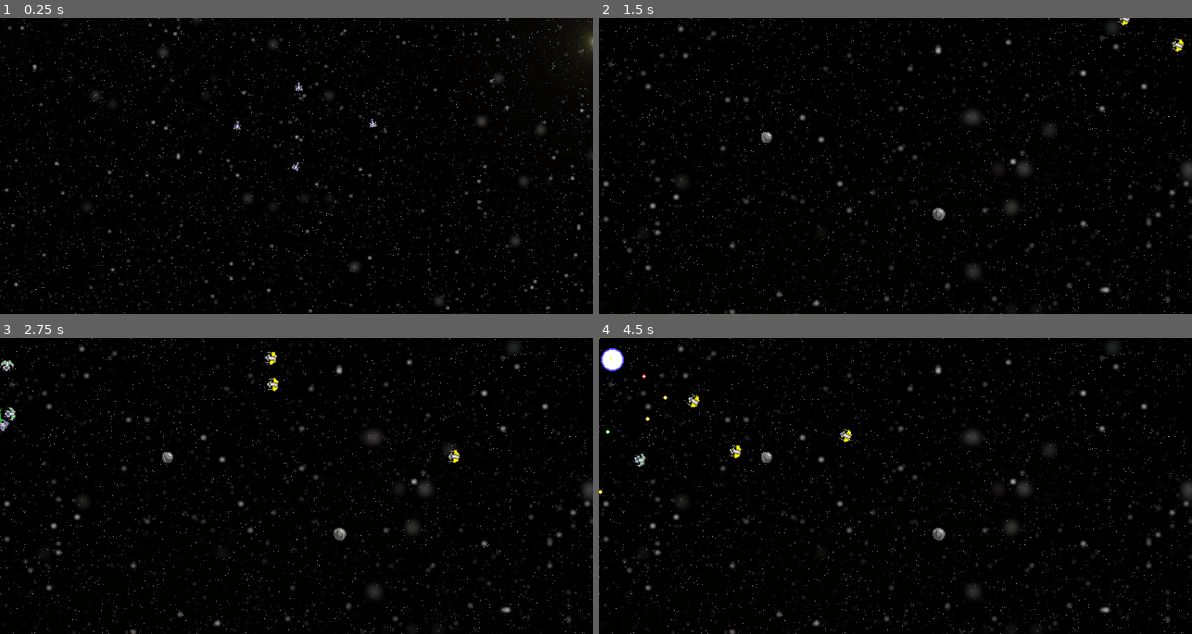
Above: before the commit, frames 1-4 (two rows, left to right).
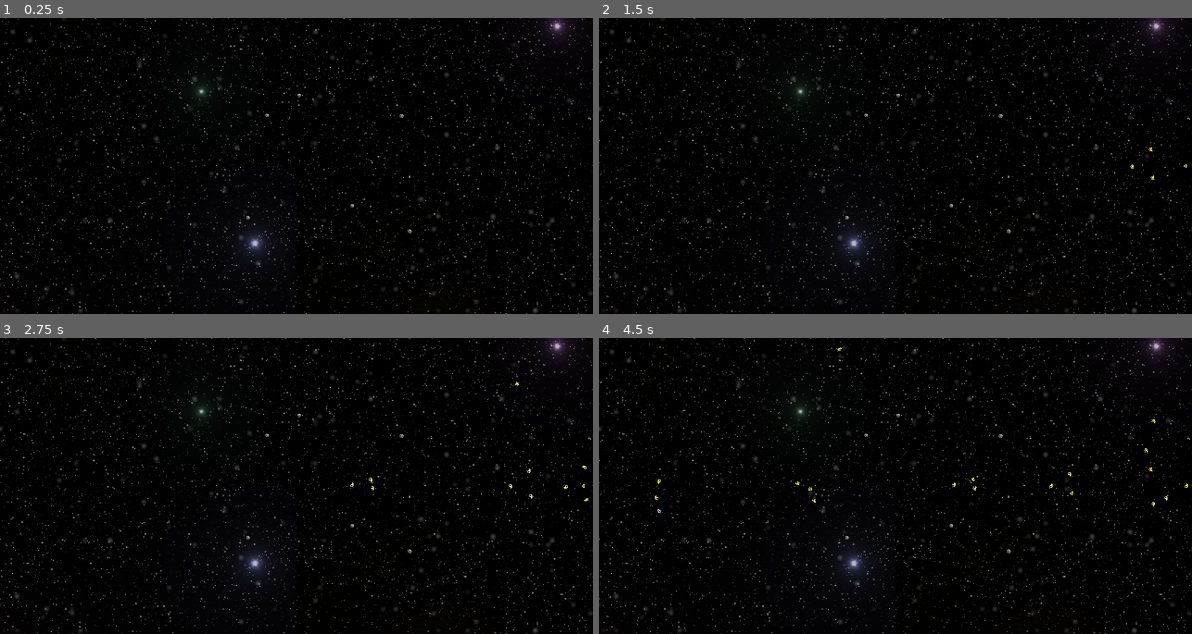
Above: after the commit, the same moments.

Repository: vYORKv/Sector-Flashpoint
Game: Godot game, scene res://Scenes/Game.tscn
Two runs of this game, one before a commit and one after it. Both use one fixed random seed, a clock stepped at 60 frames per second and the inputs below. Sound files missing from this copy of the repository are replaced by a short silence.
Inputs (mouse positions are in pixels of both pictures, inside the frame that each line leads up to):
- Up to frame 1 (0.25 s): no input
- Up to frame 2 (1.5 s): tap Enter (ui_accept) at 0.5, 0.77, 1.25 s; move the mouse to (1025, 151) at 0.52 s; hold D (strafe_right) 0.53-1.28 s; hold Home (ui_home) 0.53-1.28 s; move the mouse to (776, 180) at 1.27 s; hold S (reverse) from 1.28 s (still down); tap F (combat_speed) at 1.35 s
- Up to frame 3 (2.75 s): tap Enter (ui_accept) at 1.52 s; tap Home (ui_home) at 1.55, 2.3 s; move the mouse to (355, 420) at 2.02 s; release S (reverse) at 2.03 s; press the mouse at (355, 420) at 2.03 s; hold D (strafe_right) from 2.03 s (still down)
- Up to frame 4 (4.5 s): move the mouse to (865, 545) at 2.77 s; release D (strafe_right) at 2.78 s; release the mouse at (865, 545) at 2.78 s; hold W (forward) 2.78-3.53 s; tap Home (ui_home) at 2.85 s; tap Enter (ui_accept) at 3.02, 3.77 s; move the mouse to (1073, 530) at 3.52 s; hold Home (ui_home) 3.53-4.28 s; hold A (strafe_left) from 3.53 s (still down); move the mouse to (717, 441) at 4.27 s; tap F (combat_speed) at 4.35 s

The runs differ from the first frame. In frame 1, 6.7% of the frame differs, in the area x 0-100%, y 0-100%; in frame 2, 7.1%; in frame 3, 7.4%; in frame 4, 7.6%.

Commit message:
AI Turn Speed
+Created TurnSpeed function for ai. +Cleaned up onready variables in player/ship scripts. +Renamed Tween to TurnSpeed in player script. +Added SpawnShips function that spawns ships on key press in GameLaunch.

Diff:
--- a/Scenes/Actors/Ship.tscn
+++ b/Scenes/Actors/Ship.tscn
@@ -19,24 +19,24 @@
 
 [sub_resource type="SpriteFrames" id=2]
 animations = [ {
+"frames": [ ExtResource( 11 ), ExtResource( 8 ), ExtResource( 6 ) ],
+"loop": true,
+"name": "blue",
+"speed": 12.0
+}, {
 "frames": [ ExtResource( 10 ), ExtResource( 13 ), ExtResource( 5 ) ],
 "loop": true,
 "name": "green",
 "speed": 12.0
 }, {
-"frames": [ ExtResource( 11 ), ExtResource( 8 ), ExtResource( 6 ) ],
+"frames": [ ExtResource( 3 ), ExtResource( 2 ), ExtResource( 1 ) ],
 "loop": true,
-"name": "blue",
+"name": "red",
 "speed": 12.0
 }, {
 "frames": [ ExtResource( 12 ), ExtResource( 7 ), ExtResource( 9 ) ],
 "loop": true,
 "name": "yellow",
-"speed": 12.0
-}, {
-"frames": [ ExtResource( 3 ), ExtResource( 2 ), ExtResource( 1 ) ],
-"loop": true,
-"name": "red",
 "speed": 12.0
 } ]
 
@@ -97,7 +97,7 @@
 
 [node name="ShootSFX" type="AudioStreamPlayer2D" parent="."]
 stream = ExtResource( 14 )
-volume_db = -2.0
+volume_db = -12.0
 
 [node name="ShootRange" type="RayCast2D" parent="."]
 rotation = -1.5708
--- a/Scenes/Game.tscn
+++ b/Scenes/Game.tscn
@@ -103,12 +103,13 @@
 position = Vector2( 92, -514 )
 
 [node name="ShipSpawn15" type="Node2D" parent="GameLaunch"]
-position = Vector2( -5, -582 )
+position = Vector2( 4, -585 )
 
 [node name="PlayerSpawn" type="Node2D" parent="GameLaunch"]
 position = Vector2( -5, 819 )
 
 [node name="MovePoint" type="Node2D" parent="GameLaunch"]
+position = Vector2( 0, -6 )
 
 [node name="Dummy" parent="GameLaunch" instance=ExtResource( 1 )]
 position = Vector2( -14, 1095 )
--- a/Scripts/GameLaunch.gd
+++ b/Scripts/GameLaunch.gd
@@ -52,7 +52,7 @@
 #var ship_array = [s1, s2, s3, s4, s5, s6, s7, s8, s9, s10, s11]
 
 func _ready():
-	PlayerSpawner()
+#	PlayerSpawner()
 #	var dummy = DUMMY.instance()
 #	add_child(dummy)
 	var a1 = AST_SM.instance()
@@ -78,21 +78,26 @@
 #	design_ship.position = SS1.global_position
 	Input.set_custom_mouse_cursor(CROSSHAIR)
 
-	s1 = ShipSpawner("fighter", "blue", SS1.global_position)
-	s2 = ShipSpawner("fighter", "blue", SS2.global_position)
-	s3 = ShipSpawner("fighter", "blue", SS3.global_position)
-	s4 = ShipSpawner("fighter", "red", SS4.global_position)
-	s5 = ShipSpawner("fighter", "red", SS5.global_position)
-	s6 = ShipSpawner("fighter", "red", SS6.global_position)
-	s7 = ShipSpawner("fighter", "red", SS7.global_position)
+func _input(event):
+	if event.is_action_pressed("ui_home"):
+		SpawnShips()
+
+func SpawnShips():
+#	s1 = ShipSpawner("fighter", "blue", SS1.global_position)
+#	s2 = ShipSpawner("fighter", "blue", SS2.global_position)
+#	s3 = ShipSpawner("fighter", "blue", SS3.global_position)
+#	s4 = ShipSpawner("fighter", "red", SS4.global_position)
+#	s5 = ShipSpawner("fighter", "red", SS5.global_position)
+#	s6 = ShipSpawner("fighter", "red", SS6.global_position)
+#	s7 = ShipSpawner("fighter", "red", SS7.global_position)
 	s8 = ShipSpawner("fighter", "yellow", SS8.global_position)
 	s9 = ShipSpawner("fighter", "yellow", SS9.global_position)
 	s10 = ShipSpawner("fighter", "yellow", SS10.global_position)
 	s11 = ShipSpawner("fighter", "yellow", SS11.global_position)
-	s12 = ShipSpawner("fighter", "green", SS12.global_position)
-	s13 = ShipSpawner("fighter", "green", SS13.global_position)
-	s14 = ShipSpawner("fighter", "green", SS14.global_position)
-	s15 = ShipSpawner("fighter", "green", SS15.global_position)
+#	s12 = ShipSpawner("fighter", "green", SS12.global_position)
+#	s13 = ShipSpawner("fighter", "green", SS13.global_position)
+#	s14 = ShipSpawner("fighter", "green", SS14.global_position)
+#	s15 = ShipSpawner("fighter", "green", SS15.global_position)
 
 func _physics_process(delta):
 	if is_instance_valid(DUMMY_T):
--- a/Scripts/Player.gd
+++ b/Scripts/Player.gd
@@ -20,7 +20,7 @@
 const BULLET = preload("res://Scenes/Objects/Bullet.tscn")
 const EXPLOSION = preload("res://Scenes/Objects/ShipExplosion.tscn")
 
-onready var TweenNode = $Tween
+onready var TurnSpeed = $Tween
 onready var Thruster = $Thruster
 onready var Gun = $Gun
 onready var Aim = $Aim
@@ -79,9 +79,9 @@
 	var initial_transform_x = self.transform.x
 	var final_transform_x = (mouse_position - self.global_position).normalized()
 	# interpolate
-	TweenNode.interpolate_method(self, '_set_rotation', initial_transform_x,
+	TurnSpeed.interpolate_method(self, '_set_rotation', initial_transform_x,
 	final_transform_x, TURN_SPEED, Tween.TRANS_LINEAR, Tween.EASE_OUT)
-	TweenNode.start()
+	TurnSpeed.start()
 	look_at(mouse_position)
 
 	if Input.get_action_strength("forward"):
--- a/Scripts/Ship.gd
+++ b/Scripts/Ship.gd
@@ -2,16 +2,17 @@
 
 const ACCELERATION = 5
 const FRICTION = 4
-const TURN_SPEED = 0.2
+const TURN_SPEED = 4
 
 enum {
+	IDLE,
 	SEARCH,
 	MOVE,
 	ENGAGE,
 	WING
 }
 
-var state = MOVE
+var state = ENGAGE
 var target = null
 var target_array = []
 
@@ -67,7 +68,7 @@
 onready var ShootRange = $ShootRange
 onready var ShootSFX = $ShootSFX
 onready var DetectionRadius = $DetectionRadius
-onready var Buffer = $Buffer
+onready var BufferRay = $Buffer
 
 func _ready():
 	SetStats()
@@ -85,7 +86,7 @@
 		can_shoot = false
 
 func Buffer():
-	var buffer_target = Buffer.get_collider()
+	var buffer_target = BufferRay.get_collider()
 	if buffer_target and buffer_target.alliance != alliance:
 		return true
 
@@ -103,6 +104,8 @@
 	RangeCheck()
 
 	match state:
+		IDLE:
+			pass
 		SEARCH:
 			DetectionRadius.monitoring = false
 			DetectionRadius.monitoring = true
@@ -118,7 +121,7 @@
 				var target_position = target.global_position
 				var direction = (t_flank_pos - self.position).normalized()
 				var direction_x = direction.tangent()
-				look_at(target_position)
+				TurnSpeed(target_position, delta)
 				if Buffer():
 					velocity = velocity.move_toward(direction_x * max_speed, ACCELERATION * delta)
 				else:
@@ -130,13 +133,23 @@
 			else:
 				target = null
 				state = SEARCH
-
 #	velocity = velocity.move_toward(direction * max_speed, ACCELERATION * delta)
 	var collision = move_and_collide(velocity)
 	if collision:
 		velocity = velocity.bounce(collision.normal)
 #		BumpSFX.play()
 
+func TurnSpeed(target_position, delta):
+	var rotation_speed = TURN_SPEED
+	var v = target_position - global_position
+	var angle = v.angle()
+	var r = global_rotation
+	var angle_delta = rotation_speed * delta
+	angle = lerp_angle(r, angle, 1.0)
+	angle = clamp(angle, r - angle_delta, r + angle_delta)
+	global_rotation = angle
+
+
 func move2(point):
 	pass
 
@@ -145,7 +158,7 @@
 	var point_pos = point.global_position
 	var direction = (point_pos - self.position)
 	velocity = velocity.move_toward(direction * max_speed, ACCELERATION * delta)
-	look_at(point_pos)
+	TurnSpeed(point_pos, delta)
 
 #func TargetCheck(array):
 #	var targets = array
@@ -191,7 +204,7 @@
 	if type == "fighter":
 		max_speed = 3
 		fire_rate = .75
-		shields = 2
+		shields = 1
 		if alliance == "red":
 			ShipPolygon.set_polygon(rfi_poly)
 			HurtPolygon.set_polygon(rfi_poly)
